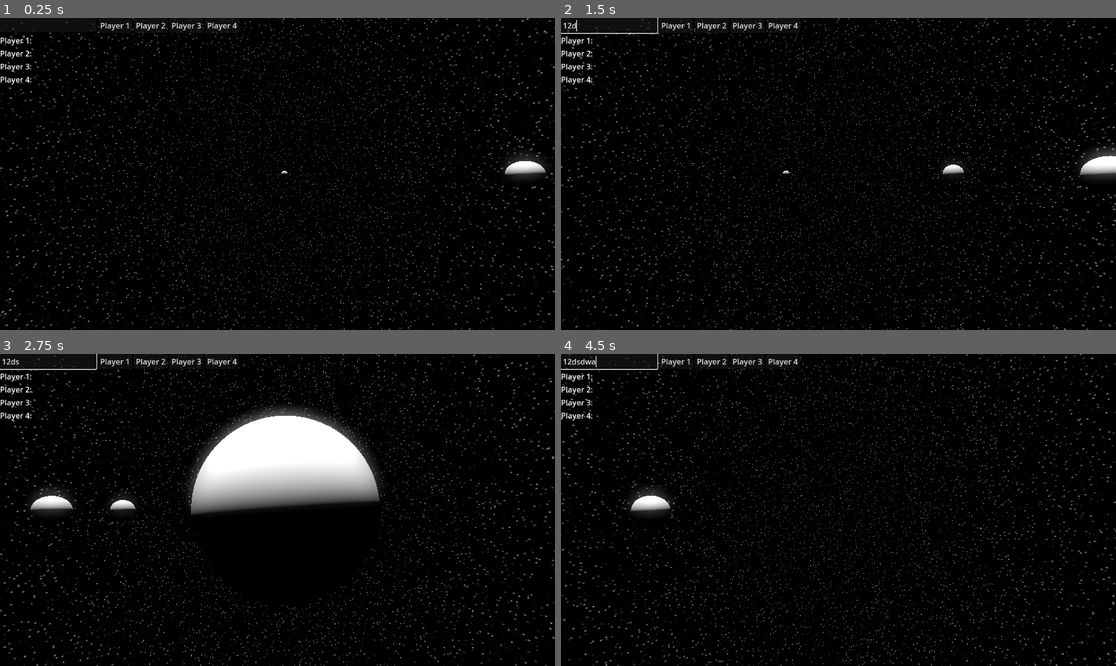
Above: before the commit, frames 1-4 (two rows, left to right).
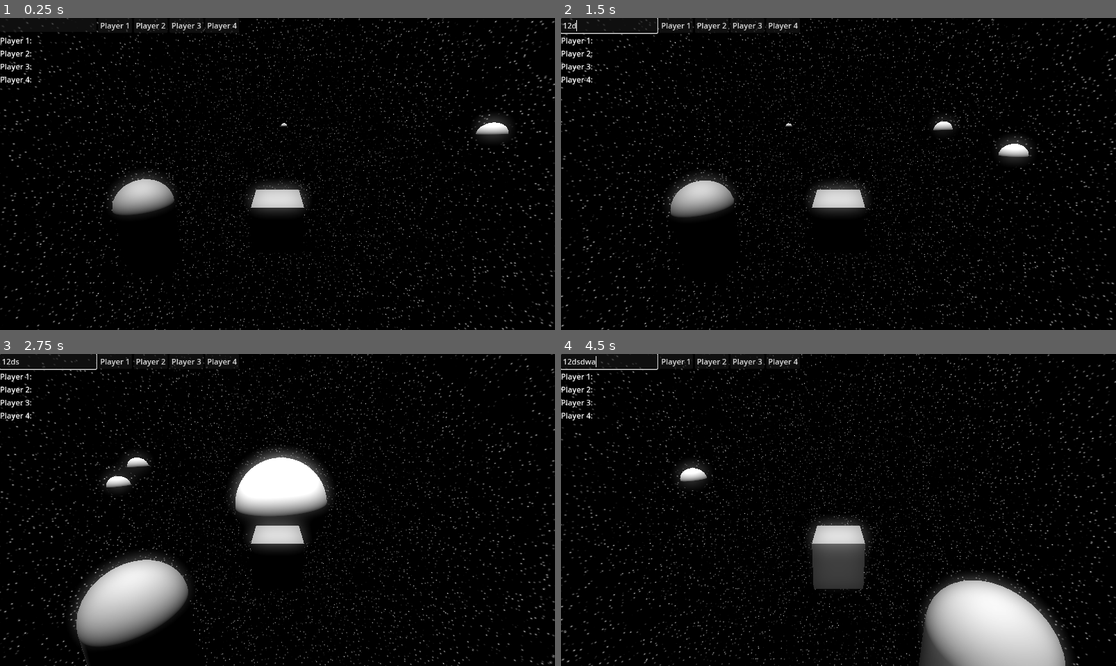
Above: after the commit, the same moments.

Repository: Paulpanther/Spacescaper
Game: Godot game, scene res://scenes/universe.tscn
Two runs of this game, one before a commit and one after it. Both use one fixed random seed, a clock stepped at 60 frames per second and the inputs below. This scene is started directly instead of the project's main scene.
Inputs (mouse positions are in pixels of both pictures, inside the frame that each line leads up to):
- Up to frame 1 (0.25 s): no input
- Up to frame 2 (1.5 s): click (610, 24) at 0.52 s; type "12" at 0.6 s; hold D (yaw_right) from 1.28 s (still down)
- Up to frame 3 (2.75 s): release D (yaw_right) at 2.03 s; hold S (backward) from 2.03 s (still down)
- Up to frame 4 (4.5 s): release S (backward) at 2.78 s; hold D (yaw_right) 2.78-3.53 s; hold W (forward) 3.53-4.28 s; hold A (yaw_left) from 4.28 s (still down)

The runs differ from the first frame. In frame 1, 10% of the frame differs, in the area x 0-100%, y 0-100%; in frame 2, 10%; in frame 3, 21%; in frame 4, 16%.

Commit message:
Change some ids

Diff:
--- a/scenes/player.tscn
+++ b/scenes/player.tscn
@@ -21,7 +21,8 @@
 mesh = SubResource("BoxMesh_lkhvo")
 
 [node name="Camera3D" type="Camera3D" parent="."]
-transform = Transform3D(1, 0, 0, 0, 0.999999, 0, 0, 0, 0.999999, 0, 0, 0)
+transform = Transform3D(1, 0, 0, 0, 0.963574, 0.26744, 0, -0.26744, 0.963574, 0, 2.12633, 4.01154)
+current = true
 
 [node name="UI" type="Control" parent="."]
 layout_mode = 3
Not shown: 1 places in scenes/universe.tscn that only renumber resources
Not shown: 1 places in shaders/stars_shader.tres that only renumber resources
Not shown: 1 places in world_env.tres that only renumber resources
